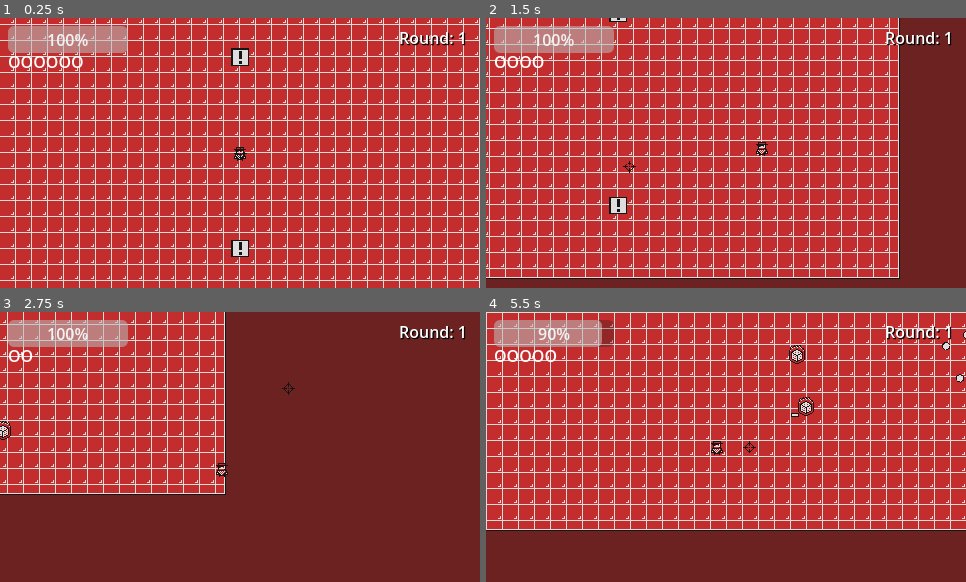
Above: before the commit, frames 1-4 (two rows, left to right).
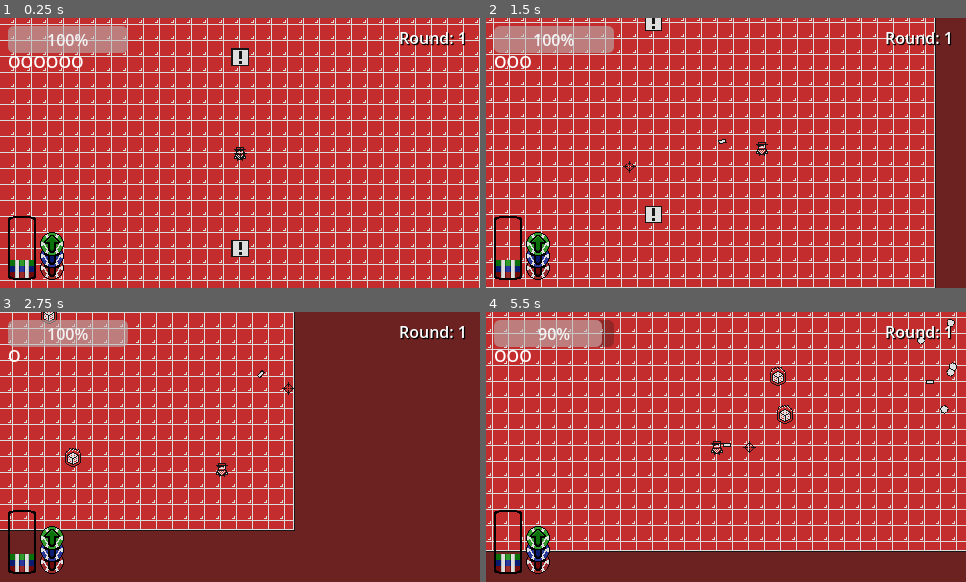
Above: after the commit, the same moments.

Repository: saffron247/lnd-casino
Game: Godot game, scene res://scenes/screens/screen_master.tscn
Two runs of this game, one before a commit and one after it. Both use one fixed random seed, a clock stepped at 60 frames per second and the inputs below.
Inputs (mouse positions are in pixels of both pictures, inside the frame that each line leads up to):
- Up to frame 1 (0.25 s): no input
- Up to frame 2 (1.5 s): tap Enter at 0.5 s; move the mouse to (831, 139) at 0.52 s; press the mouse at (831, 139) at 0.53 s; hold D (right) 0.53-1.28 s; move the mouse to (630, 166) at 1.27 s; release the mouse at (630, 166) at 1.28 s; hold S (down) from 1.28 s (still down); click (630, 166) at 1.35 s
- Up to frame 3 (2.75 s): move the mouse to (288, 387) at 2.02 s; release S (down) at 2.03 s; press the mouse at (288, 387) at 2.03 s; hold D (right) from 2.03 s (still down)
- Up to frame 4 (5.5 s): move the mouse to (702, 501) at 2.77 s; release D (right) at 2.78 s; release the mouse at (702, 501) at 2.78 s; hold W (up) 2.78-3.53 s; click (702, 501) at 2.85 s; move the mouse to (870, 487) at 3.52 s; press the mouse at (870, 487) at 3.53 s; hold A (left) 3.53-5.03 s; move the mouse to (582, 406) at 4.27 s; release the mouse at (582, 406) at 4.28 s; click (582, 406) at 4.35 s; move the mouse to (750, 447) at 5.02 s; press the mouse at (750, 447) at 5.03 s; hold S (down) from 5.03 s (still down)

The runs differ from the first frame. In frame 1, 1.3% of the frame differs, in the area x 1-14%, y 73-98%; in frame 2, 34%, in the area x 0-94%, y 0-100%; in frame 3, 28%; in frame 4, 31%.

Commit message:
0.0.10 the stack and chips

Diff:
--- a/project.godot
+++ b/project.godot
@@ -23,7 +23,6 @@
 
 window/size/viewport_width=480
 window/size/viewport_height=270
-window/size/mode=2
 window/stretch/mode="canvas_items"
 
 [file_customization]
--- a/scenes/chips/chip_damage_up.tscn
+++ b/scenes/chips/chip_damage_up.tscn
@@ -2,6 +2,10 @@
 
 [ext_resource type="PackedScene" uid="uid://478yoiv1ym4v" path="res://scenes/chips/chip.tscn" id="1_du1fb"]
 [ext_resource type="Script" uid="uid://bf16qblp1bnb6" path="res://scripts/chips/chip_damage_up.gd" id="2_4golu"]
+[ext_resource type="Texture2D" uid="uid://beifdqurg3t7f" path="res://assets/chips/chip_damage_up.png" id="3_i30i2"]
+[ext_resource type="Texture2D" uid="uid://wprs0gqadbfr" path="res://assets/chips/flat_chip_damage_up.png" id="4_wj2u1"]
 
 [node name="ChipDamageUp" unique_id=1764459190 instance=ExtResource("1_du1fb")]
 script = ExtResource("2_4golu")
+full_texture = ExtResource("3_i30i2")
+stack_texture = ExtResource("4_wj2u1")
--- a/scenes/chips/chip_fire_rate_up.tscn
+++ b/scenes/chips/chip_fire_rate_up.tscn
@@ -2,6 +2,10 @@
 
 [ext_resource type="PackedScene" uid="uid://478yoiv1ym4v" path="res://scenes/chips/chip.tscn" id="1_a6d4a"]
 [ext_resource type="Script" uid="uid://dnxlk8mah431f" path="res://scripts/chips/chip_fire_rate_up.gd" id="2_h5mby"]
+[ext_resource type="Texture2D" uid="uid://ctxbft6h163bf" path="res://assets/chips/chip_fire_rate_up.png" id="3_de4dn"]
+[ext_resource type="Texture2D" uid="uid://c8cdwjd0kexwd" path="res://assets/chips/flat_chip_fire_rate_up.png" id="4_6w3o4"]
 
 [node name="ChipFireRateUp" unique_id=1764459190 instance=ExtResource("1_a6d4a")]
 script = ExtResource("2_h5mby")
+full_texture = ExtResource("3_de4dn")
+stack_texture = ExtResource("4_6w3o4")
--- a/scenes/chips/chip_speed_up.tscn
+++ b/scenes/chips/chip_speed_up.tscn
@@ -2,6 +2,10 @@
 
 [ext_resource type="PackedScene" uid="uid://478yoiv1ym4v" path="res://scenes/chips/chip.tscn" id="1_0utlf"]
 [ext_resource type="Script" uid="uid://duxpu2bp4ng77" path="res://scripts/chips/chip_speed_up.gd" id="2_7de3f"]
+[ext_resource type="Texture2D" uid="uid://c3qdjrigwbg34" path="res://assets/chips/chip_speed_up.png" id="3_grqkp"]
+[ext_resource type="Texture2D" uid="uid://ftsfs8xysus6" path="res://assets/chips/flat_chip_speed_up.png" id="4_ldbn7"]
 
 [node name="ChipSpeedUp" unique_id=1764459190 instance=ExtResource("1_0utlf")]
 script = ExtResource("2_7de3f")
+full_texture = ExtResource("3_grqkp")
+stack_texture = ExtResource("4_ldbn7")
--- a/scenes/entities/enemies/enemy_crapshoot.tscn
+++ b/scenes/entities/enemies/enemy_crapshoot.tscn
@@ -13,15 +13,15 @@
 [node name="EnemyCrapshoot" unique_id=629152574 instance=ExtResource("1_6rjfe")]
 script = ExtResource("2_sbfi8")
 
-[node name="CollisionBox" parent="." index="0"]
+[node name="CollisionBox" parent="." index="0" unique_id=342833276]
 position = Vector2(0, 5)
 shape = SubResource("RectangleShape2D_x5hl5")
 
-[node name="HitBox" parent="HitArea" index="0"]
+[node name="HitBox" parent="HitArea" parent_id_path=PackedInt32Array(1242572422) index="0" unique_id=1036649195]
 position = Vector2(0, 1)
 shape = SubResource("RectangleShape2D_1h4fm")
 
-[node name="Sprite2D" parent="." index="2"]
+[node name="Sprite2D" parent="." index="2" unique_id=1316706730]
 scale = Vector2(-1, 1)
 texture = ExtResource("3_x5hl5")
 region_rect = Rect2(0, 0, 20, 20)
--- a/scenes/screens/screen_game.tscn
+++ b/scenes/screens/screen_game.tscn
@@ -6,6 +6,7 @@
 [ext_resource type="PackedScene" uid="uid://d0g6xyxi5pnmj" path="res://scenes/gui/cursor_sprite.tscn" id="3_qwan3"]
 [ext_resource type="Script" uid="uid://b1c53rigrkesb" path="res://scripts/gui/hud.gd" id="4_8qaev"]
 [ext_resource type="PackedScene" uid="uid://bggsjubo4gbsg" path="res://scenes/gui/pause_menu.tscn" id="7_t1mv0"]
+[ext_resource type="Texture2D" uid="uid://opkvhm7fvsk3" path="res://assets/gui/chip_stack.png" id="7_vaw4v"]
 
 [sub_resource type="NavigationPolygon" id="NavigationPolygon_qwan3"]
 vertices = PackedVector2Array(274, 162, -274, 162, -274, -162, 274, -162)
@@ -93,8 +94,43 @@
 label_settings = SubResource("LabelSettings_3nvkr")
 horizontal_alignment = 2
 
+[node name="ChipStack" type="Control" parent="HUD" unique_id=1185774795]
+layout_mode = 3
+anchors_preset = 0
+offset_left = 8.0
+offset_top = 198.0
+offset_right = 48.0
+offset_bottom = 238.0
+
+[node name="Texture" type="TextureRect" parent="HUD/ChipStack" unique_id=221581450]
+z_index = 1
+layout_mode = 0
+offset_right = 28.0
+offset_bottom = 64.0
+pivot_offset = Vector2(0, 64)
+texture = ExtResource("7_vaw4v")
+stretch_mode = 2
+
+[node name="Container" type="VBoxContainer" parent="HUD/ChipStack" unique_id=551122278]
+layout_mode = 0
+offset_top = 2.0
+offset_right = 28.0
+offset_bottom = 62.0
+pivot_offset = Vector2(0, 64)
+theme_override_constants/separation = 0
+alignment = 2
+
+[node name="ActiveChips" type="VBoxContainer" parent="HUD" unique_id=1242377256]
+offset_left = 40.0
+offset_top = 190.0
+offset_right = 64.0
+offset_bottom = 262.0
+theme_override_constants/separation = -12
+alignment = 2
+
 [node name="PauseMenu" parent="HUD" unique_id=1588935651 instance=ExtResource("7_t1mv0")]
 visible = false
+z_index = 2
 
 [node name="NextRoundTimer" type="Timer" parent="." unique_id=54988864]
 one_shot = true
@@ -102,4 +138,5 @@
 [connection signal="ammo_updated" from="World/Player" to="HUD" method="_on_player_ammo_updated"]
 [connection signal="game_over" from="World/Player" to="." method="_on_player_game_over"]
 [connection signal="health_updated" from="World/Player" to="HUD" method="_on_player_health_updated"]
+[connection signal="stack_updated" from="World/Player" to="HUD" method="_on_player_stack_updated"]
 [connection signal="timeout" from="NextRoundTimer" to="." method="_on_next_round_timer_timeout"]
--- a/scripts/entities/player.gd
+++ b/scripts/entities/player.gd
@@ -7,6 +7,7 @@
 signal game_over()
 signal health_updated(new_health: int, max_health: int)
 signal ammo_updated(new_ammo: int)
+signal stack_updated(stack: Array, active_start: int, active_end: int)
 
 
 # ENUMS
@@ -54,10 +55,18 @@
 	health_updated.emit(max_health, max_health)
 	ammo_updated.emit(max_ammo)
 
+	# TEMPORARY: Add chips to player
 	var ChipSpeedScn = load("res://scenes/chips/chip_speed_up.tscn") # TEMP
-	for i in range(0, 3): # TEMP
-		var chip_speed_up = ChipSpeedScn.instantiate(); # TEMP
-		add_chip_to_stack(chip_speed_up) # TEMP
+	var chip_speed_up = ChipSpeedScn.instantiate(); # TEMP
+	add_chip_to_stack(chip_speed_up) # TEMP
+
+	var ChipFireRateScn = load("res://scenes/chips/chip_fire_rate_up.tscn") # TEMP
+	var chip_fire_rate_up = ChipFireRateScn.instantiate(); # TEMP
+	add_chip_to_stack(chip_fire_rate_up) # TEMP
+
+	var ChipDamageScn = load("res://scenes/chips/chip_damage_up.tscn") # TEMP
+	var chip_damage_up = ChipDamageScn.instantiate(); # TEMP
+	add_chip_to_stack(chip_damage_up) # TEMP
 
 
 ## Triggers on screen resize; ensures attacks are directed correctly.
@@ -126,7 +135,8 @@
 # CHIP MANAGEMENT METHODS
 func add_chip_to_stack(chip: Chip):
 	chip.player = self
-	chip_stack.push_front(chip)
+	chip_stack.push_back(chip)
+	stack_updated.emit(chip_stack, 0, max_chips)
 	$ActiveChipStack.add_child(chip) # TEMP
 
 
--- a/scripts/gui/hud.gd
+++ b/scripts/gui/hud.gd
@@ -11,3 +11,21 @@
 	$AmmoBar.text = ""
 	for i in range(new_ammo):
 		$AmmoBar.text += "O"
+
+
+func _on_player_stack_updated(stack: Array, _active_start: int, _active_end: int) -> void:
+	for child in $ChipStack/Container.get_children():
+		child.queue_free()
+
+	for child in $ActiveChips.get_children():
+		child.queue_free()
+
+	for i in len(stack):
+		var stack_texture = TextureRect.new()
+		stack_texture.texture = stack[i].stack_texture
+		$ChipStack/Container.add_child(stack_texture)
+
+		var active_texture = TextureRect.new()
+		active_texture.texture = stack[i].full_texture
+		active_texture.z_index = len(stack) - i
+		$ActiveChips.add_child(active_texture)
Binary file added: assets/chips/chip_damage_up.aseprite
Binary file added: assets/chips/chip_damage_up.png
Not shown, added: assets/chips/chip_damage_up.png.import
Binary file added: assets/chips/chip_fire_rate_up.aseprite
Binary file added: assets/chips/chip_fire_rate_up.png
Not shown, added: assets/chips/chip_fire_rate_up.png.import
Binary file added: assets/chips/chip_speed_up.aseprite
Binary file added: assets/chips/chip_speed_up.png
Not shown, added: assets/chips/chip_speed_up.png.import
Binary file added: assets/chips/flat_chip_damage_up.aseprite
Binary file added: assets/chips/flat_chip_damage_up.png
Not shown, added: assets/chips/flat_chip_damage_up.png.import
(and 9 more such lines)
